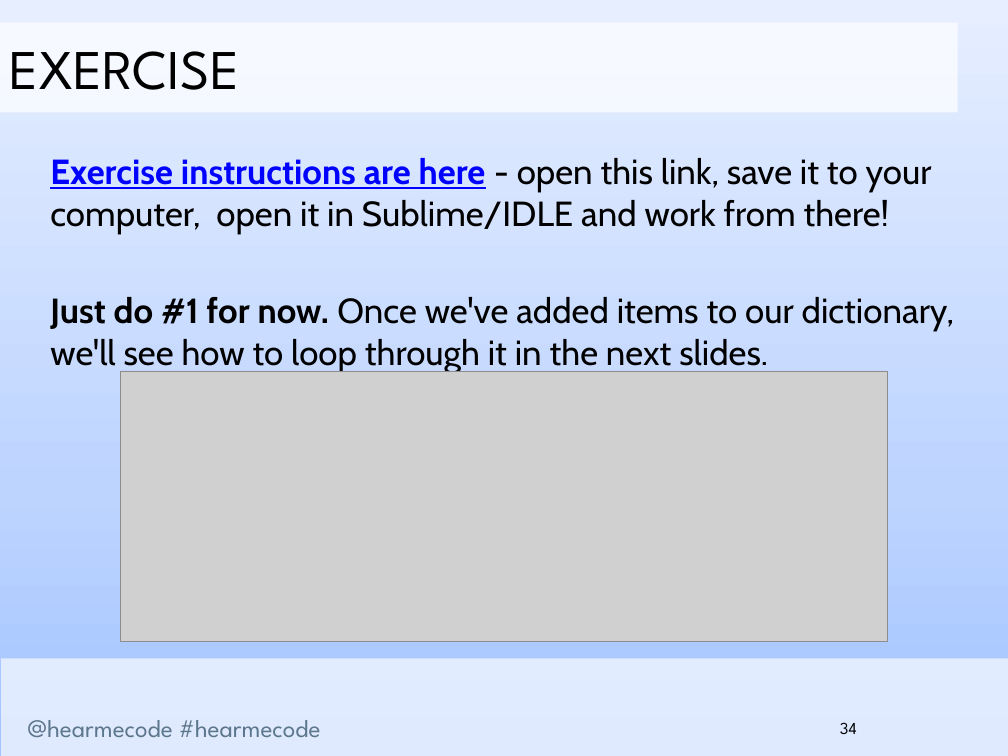
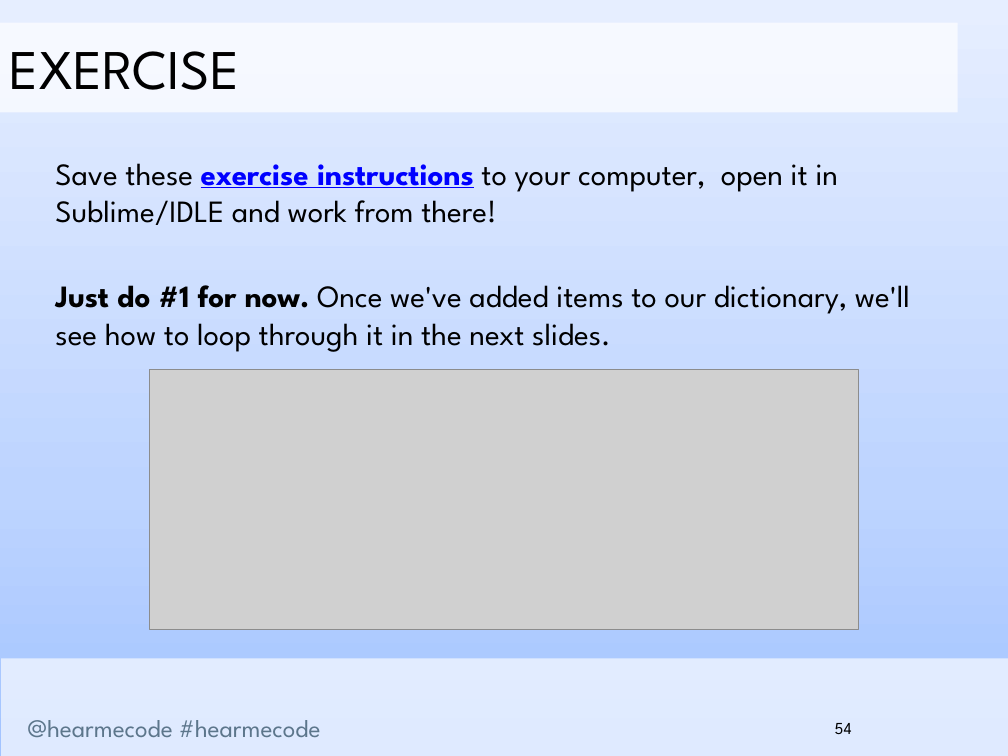
Before and after one commit to hearmecode/slides, a slide deck: slide 54 of Lesson 3/Hear Me Code - File Handling and Dictionaries.pptx (slide 34 before the commit). Drawn at 1008x756 pixels with LibreOffice and Linux fonts; fonts in the diff are those of the drawing; grey boxes stand for pictures; background and template pictures are left out. Boxes give left, top, right and bottom in pixels: in the first picture for what was removed or moved away, otherwise in the second. Text is boxed around its words. In the diff, an @@ line names an element or a change of style, - is before the commit and + after.

```diff
--- a/Lesson 3/Hear Me Code - File Handling and Dictionaries.pptx
+++ b/Lesson 3/Hear Me Code - File Handling and Dictionaries.pptx
@@ text at [55,163,839,225]: text changed; size 25 to 22.1 pt; font Cabin to League Spartan @@
-Exercise instructions are here - open this link, save it to your computer, open it in Sublime/IDLE and work from there!
+Save these exercise instructions to your computer, open it in Sublime/IDLE and work from there!
@@ text at [55,285,910,352]: size 25 to 22.1 pt, font Cabin to League Spartan in "Just do #1 for now. Once we've ..."; less space between paragraphs @@
@@ picture: place and size @@
-picture at [120,371,887,641]
+picture at [149,369,859,629]
@@ page number at [835,723,852,734]: text changed @@
-34
+54
```
Also in this commit, not shown: 35 other slides changed, 28 slides added, 6 slides removed, 3 other files.
